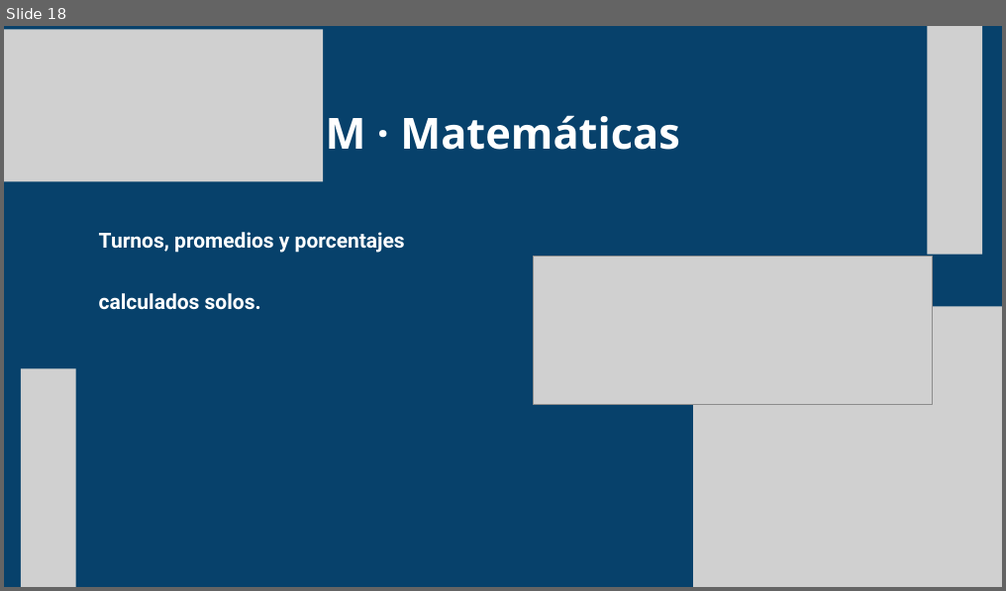
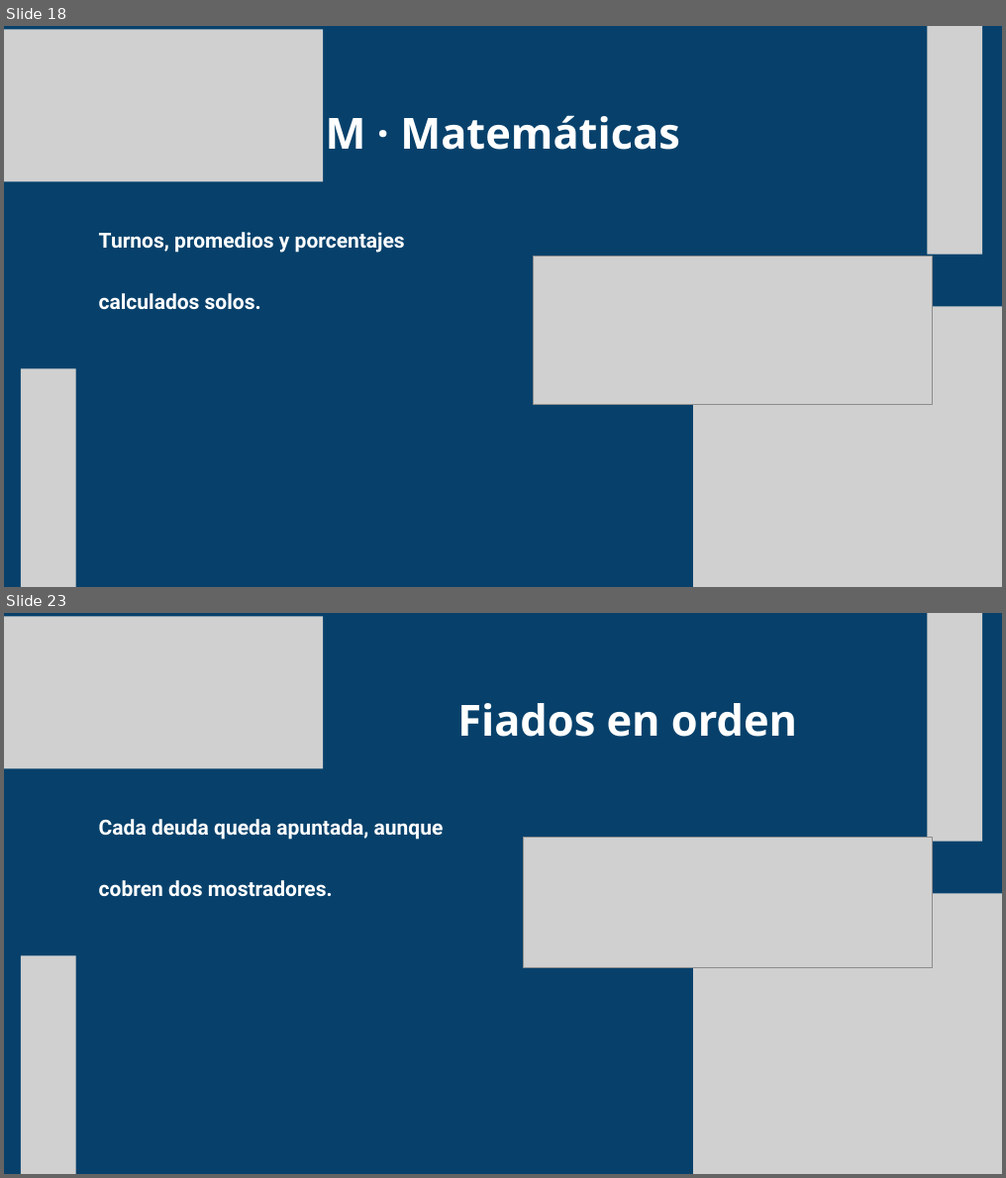
Before and after one commit to ejercitopalomazi9111-arch/mazi-central, a slide deck: fadori/presentacion/Fadori-STEAM.pptx. Shown one above the other, each under a label of ours: slide 18 before the commit, slides 18 and 23 after it; the slides between them are not shown. The pictures are 1006x591 and 1006x1178 pixels, drawn with LibreOffice and Linux fonts; fonts in the diff are those of the drawing; grey boxes stand for pictures. Boxes give left, top, right and bottom in pixels: in the first picture for what was removed or moved away, otherwise in the second. Text is boxed around its words. In the diff, an @@ line names an element or a change of style, - is before the commit and + after.

```diff
--- a/fadori/presentacion/Fadori-STEAM.pptx
+++ b/fadori/presentacion/Fadori-STEAM.pptx
@@ slide 23 added at (x1=4, y1=613, x2=1002, y2=1174), background #07416B @@
@@ picture added at (x1=4, y1=616, x2=323, y2=769) @@
@@ picture added at (x1=927, y1=613, x2=982, y2=842) @@
@@ text added at (x1=457, y1=703, x2=797, y2=737), 62 pt, text #FFFFFF, bold @@
+Fiados en orden
@@ text added at (x1=99, y1=819, x2=444, y2=897), 30 pt, text #FFFFFF, bold @@
+Cada deuda queda apuntada, aunque cobren dos mostradores.
@@ picture added at (x1=523, y1=837, x2=932, y2=967) @@
@@ picture added at (x1=693, y1=893, x2=1002, y2=1173) @@
@@ picture added at (x1=21, y1=957, x2=76, y2=1174) @@
```
Also in this commit, not shown: 5 slides changed, 5 other slides added, 21 other files.
